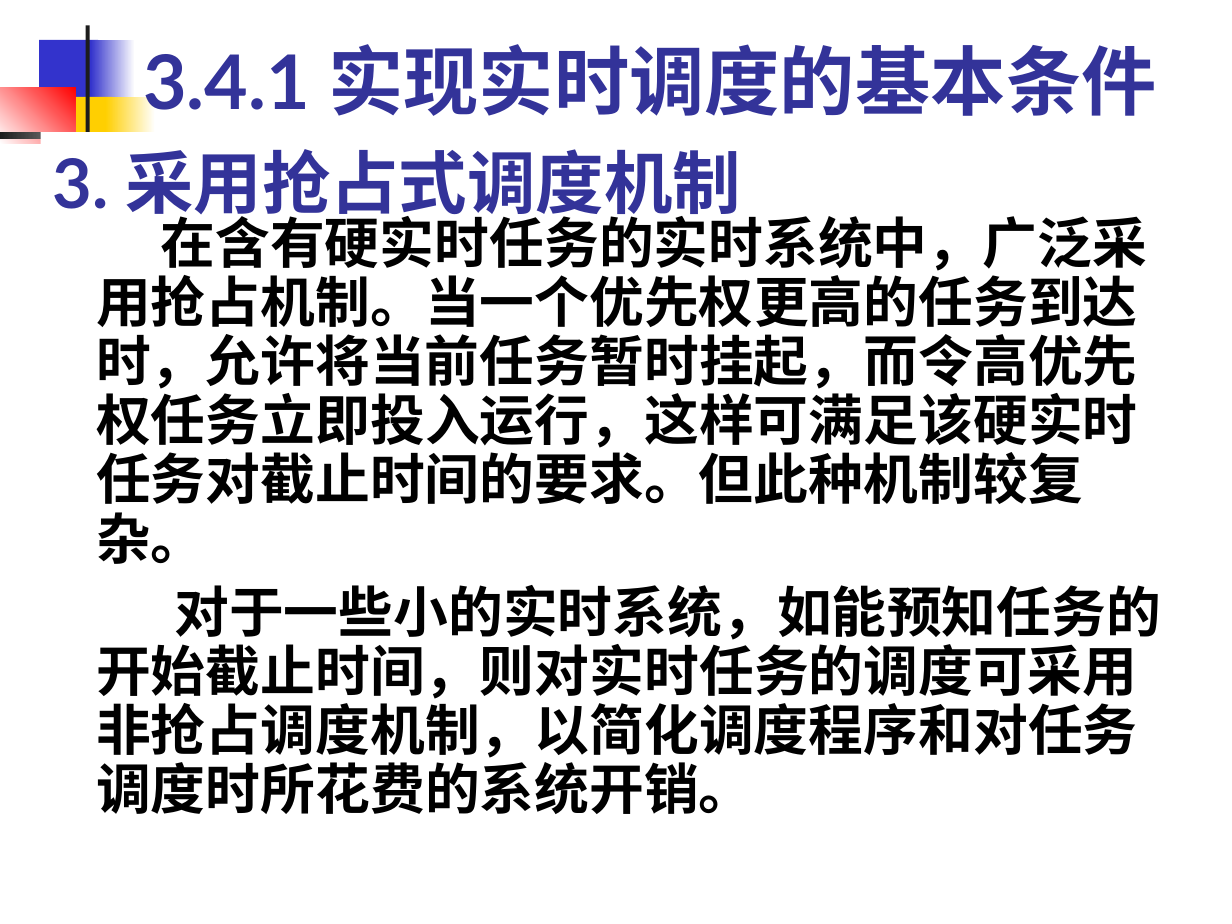
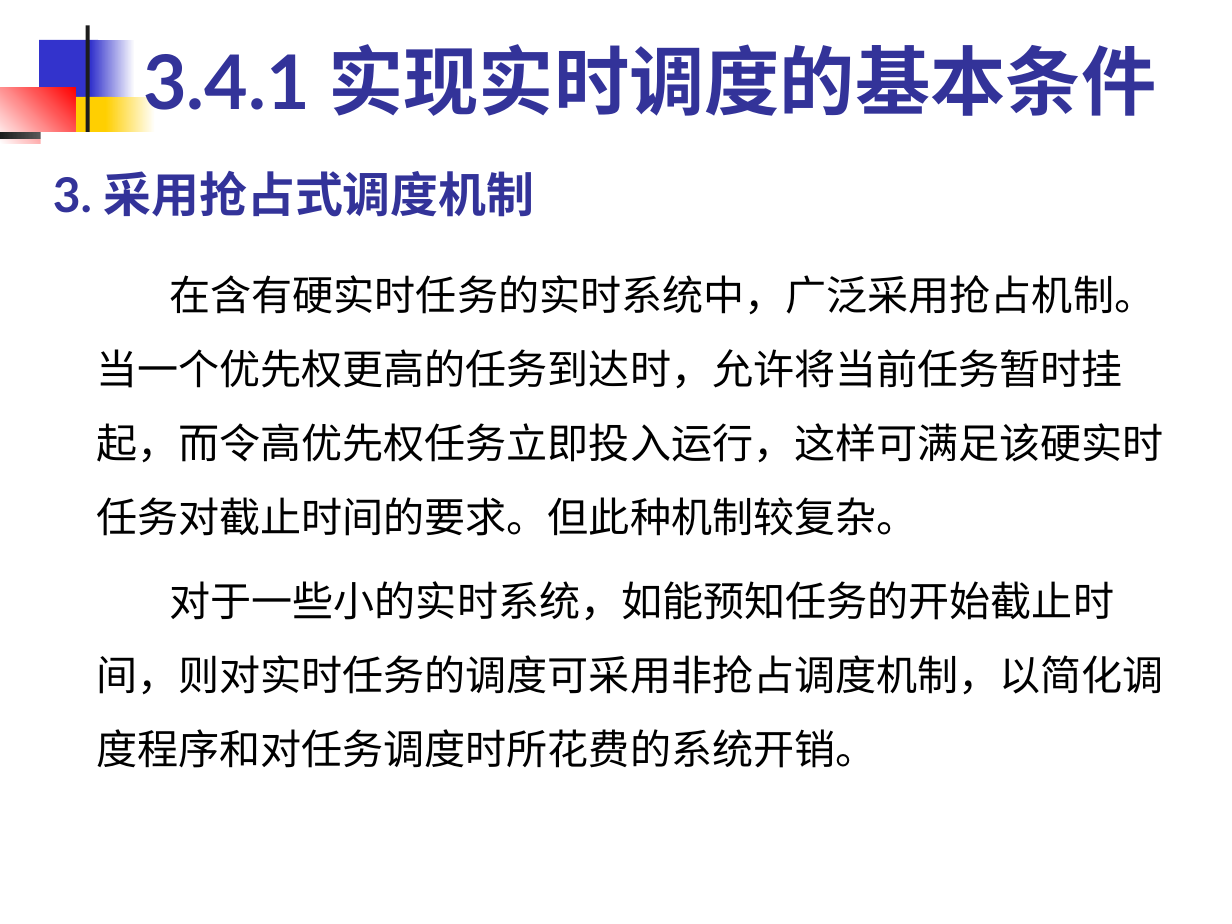
Before and after one commit to edu2act/course-OS, a slide deck: slide 48 of materials/slides/OS_Chap 3.ppt. Drawn at 1232x924 pixels with LibreOffice and Linux fonts; fonts in the diff are those of the drawing. Boxes give left, top, right and bottom in pixels: in the first picture for what was removed or moved away, otherwise in the second. Text is boxed around its words. In the diff, an @@ line names an element or a change of style, - is before the commit and + after.

```diff
--- a/materials/slides/OS_Chap 3.ppt
+++ b/materials/slides/OS_Chap 3.ppt
@@ title "3. 采用抢占式调度机制" at <box>53,171,535,217</box>: size 40 to 28 pt @@
@@ text "在含有硬实时任务的实时系统中，广泛采用抢占机制。当一个优先权更高的任务到达时，允许将当前任务暂时挂起，而令高优先权任务立 ...": place and size @@
-text "在含有硬实时任务的实时系统中，广泛采用抢占机制。当一个优先权更高的任务到达时，允许将当前任务暂时挂起，而令高优先权任务立 ..." at <box>96,207,1161,814</box>
+text "在含有硬实时任务的实时系统中，广泛采用抢占机制。当一个优先权更高的任务到达时，允许将当前任务暂时挂起，而令高优先权任务立 ..." at <box>96,275,1164,768</box>
@@ text "在含有硬实时任务的实时系统中，广泛采用抢占机制。当一个优先权更高的任务到达时，允许将当前任务暂时挂起，而令高优先权任务立 ..." at <box>96,275,1164,768</box>: size 32 to 24 pt, font Lato to Times New Roman, bold off; line spacing 0.9 to 1.5; less space between paragraphs @@
```
Also in this commit, not shown: 113 other slides changed, 7 other files.
